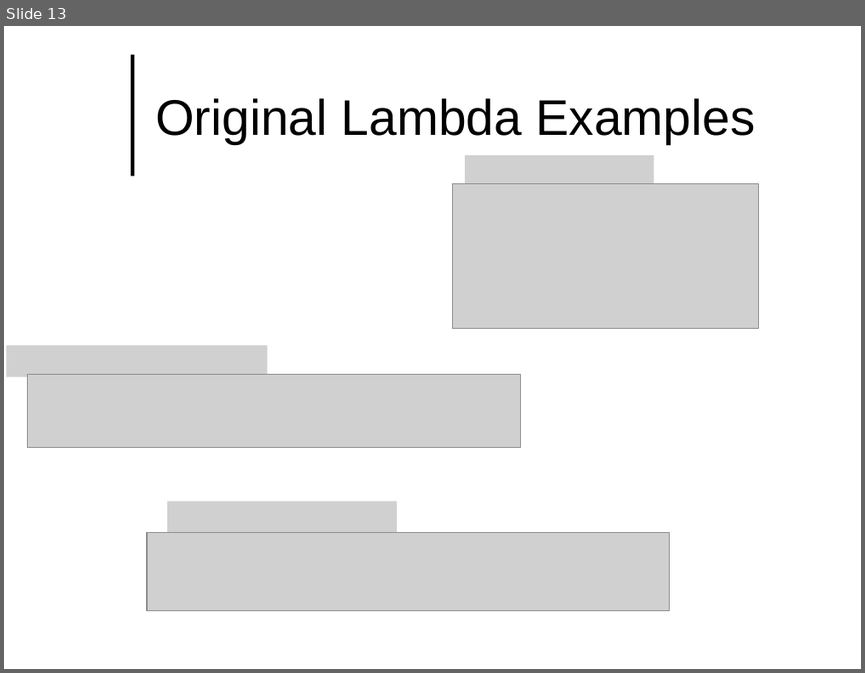
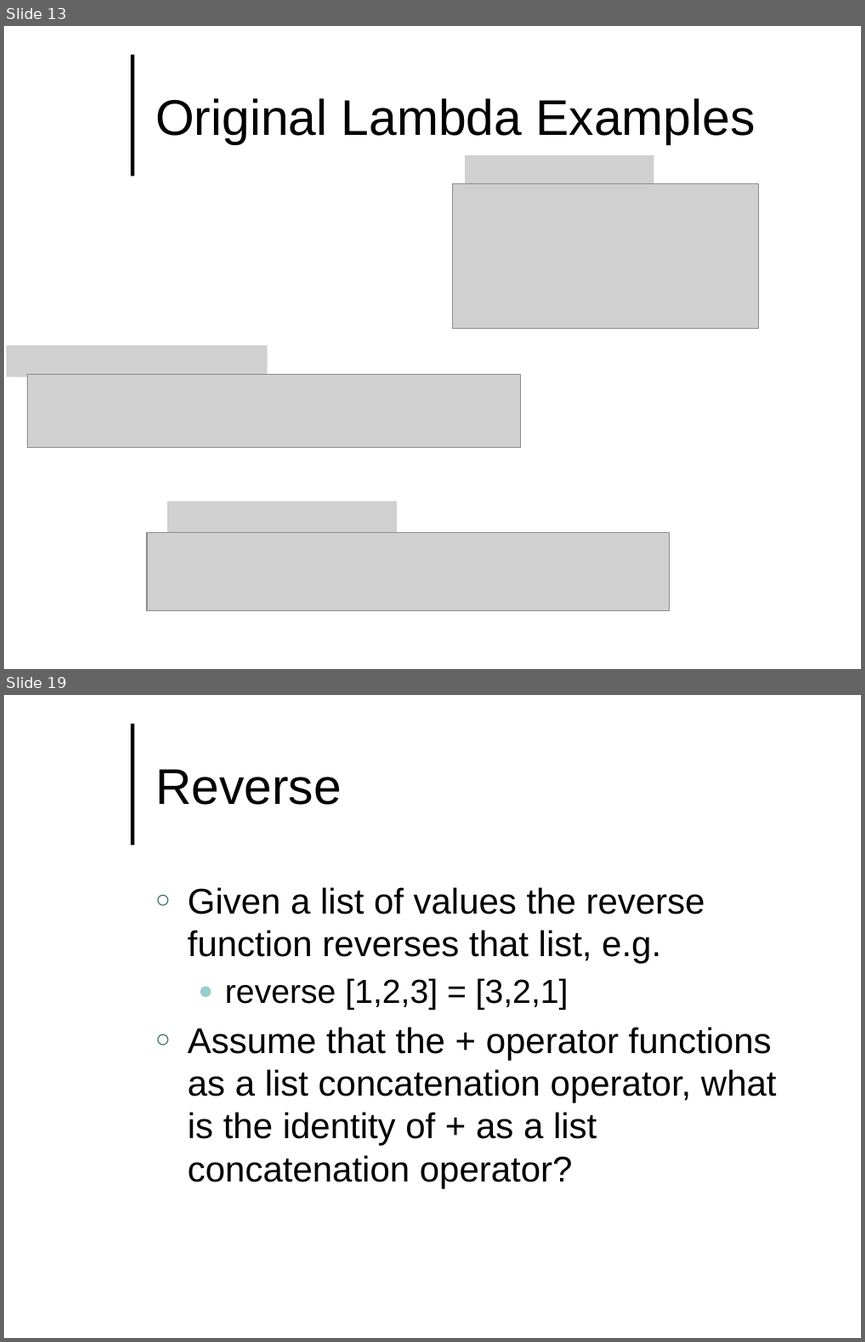
Before and after one commit to lutzhamel/CSC493, a slide deck: notes/csc493-ln011.pptx. Shown one above the other, each under a label of ours: slide 13 before the commit, slides 13 and 19 after it; the slides between them are not shown. The pictures are 865x673 and 865x1342 pixels, drawn with LibreOffice and Linux fonts; fonts in the diff are those of the drawing; grey boxes stand for pictures; background and template pictures are left out. Boxes give left, top, right and bottom in pixels: in the first picture for what was removed or moved away, otherwise in the second. Text is boxed around its words. In the diff, an @@ line names an element or a change of style, - is before the commit and + after.

```diff
--- a/notes/csc493-ln011.pptx
+++ b/notes/csc493-ln011.pptx
@@ slide 19 added at <box>4,695,861,1338</box>, background #FFFFFF; not listed: 1 template element that a slide beside it also shows @@
@@ title added at <box>155,769,341,805</box>, 42 pt, text #000000 @@
+Reverse
@@ text added at <box>188,887,777,1188</box>, 30 pt, text #000000 @@
+○ Given a list of values the reverse function reverses that list, e.g.
+  ● reverse [1,2,3] = [3,2,1]
+○ Assume that the + operator functions as a list concatenation operator, what is the identity of + as a list concatenation operator?
```
Also in this commit, not shown: 10 other slides added, 1 slide removed, 10 other files.
